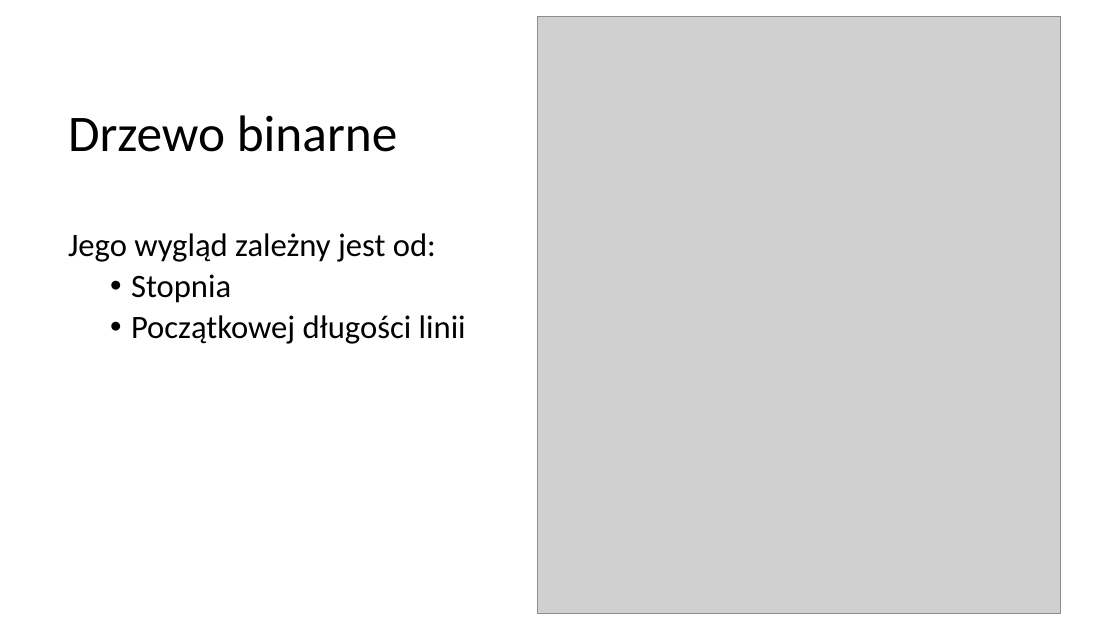
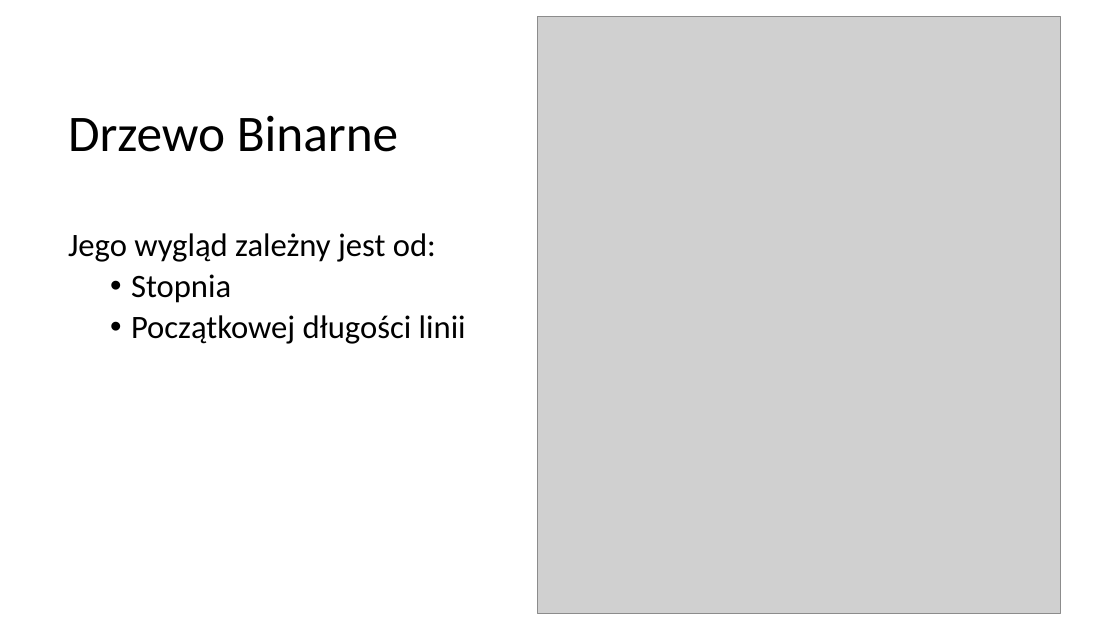
Before and after one commit to blackbat13/CS-HTiEW, a slide deck: slide 2 of Wprowadzenie do rekurencji/III. Wprowadzenie do rekurencji/Drzewo Binarne - algorytm.pptx. Drawn at 1120x630 pixels with LibreOffice and Linux fonts; fonts in the diff are those of the drawing; grey boxes stand for pictures. Boxes give left, top, right and bottom in pixels: in the first picture for what was removed or moved away, otherwise in the second. Text is boxed around its words. In the diff, an @@ line names an element or a change of style, - is before the commit and + after.

```diff
--- a/Wprowadzenie do rekurencji/III. Wprowadzenie do rekurencji/Drzewo Binarne - algorytm.pptx
+++ b/Wprowadzenie do rekurencji/III. Wprowadzenie do rekurencji/Drzewo Binarne - algorytm.pptx
@@ title at [68,115,398,152]: text changed @@
-Drzewo binarne
+Drzewo Binarne
```
Also in this commit, not shown: 5 other slides changed, 1 slide added.
